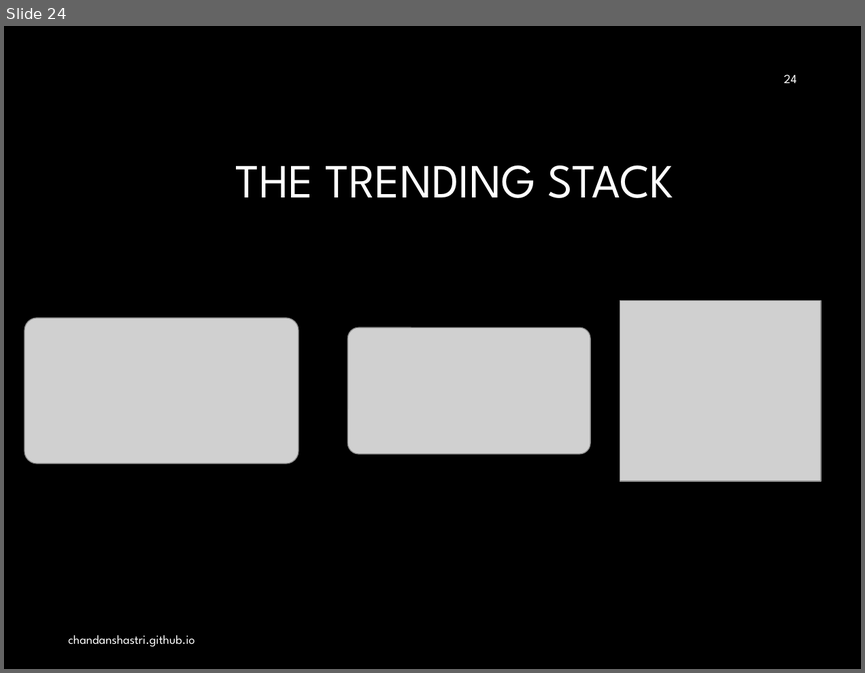
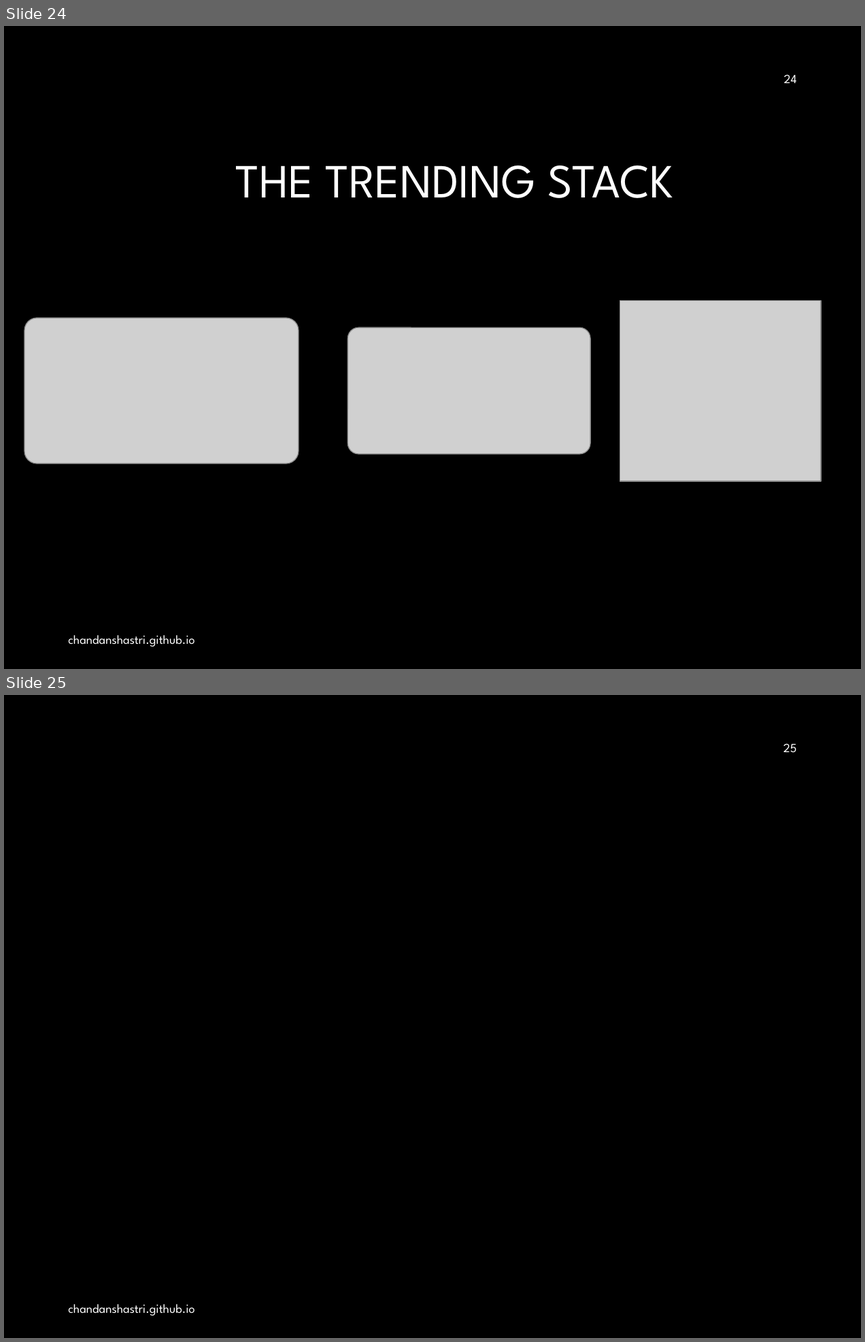
Before and after one commit to ChandanShastri/chandanshastri.github.io, a slide deck: data/talk.pptx. Shown one above the other, each under a label of ours: slide 24 before the commit, slides 24 and 25 after it. The pictures are 865x673 and 865x1342 pixels, drawn with LibreOffice and Linux fonts; fonts in the diff are those of the drawing; grey boxes stand for pictures; background and template pictures are left out. Boxes give left, top, right and bottom in pixels: in the first picture for what was removed or moved away, otherwise in the second. Text is boxed around its words. In the diff, an @@ line names an element or a change of style, - is before the commit and + after.

```diff
--- a/data/talk.pptx
+++ b/data/talk.pptx
@@ slide 25 added at [4,695,861,1338], background #000000 @@
@@ page number added at [783,743,797,753], 10.5 pt, text #FFFFFF @@
+25
@@ text added at [68,1304,194,1315], 10.5 pt, text #FFFFFF @@
+chandanshastri.github.io
```
Also in this commit, not shown: 1 other file.
